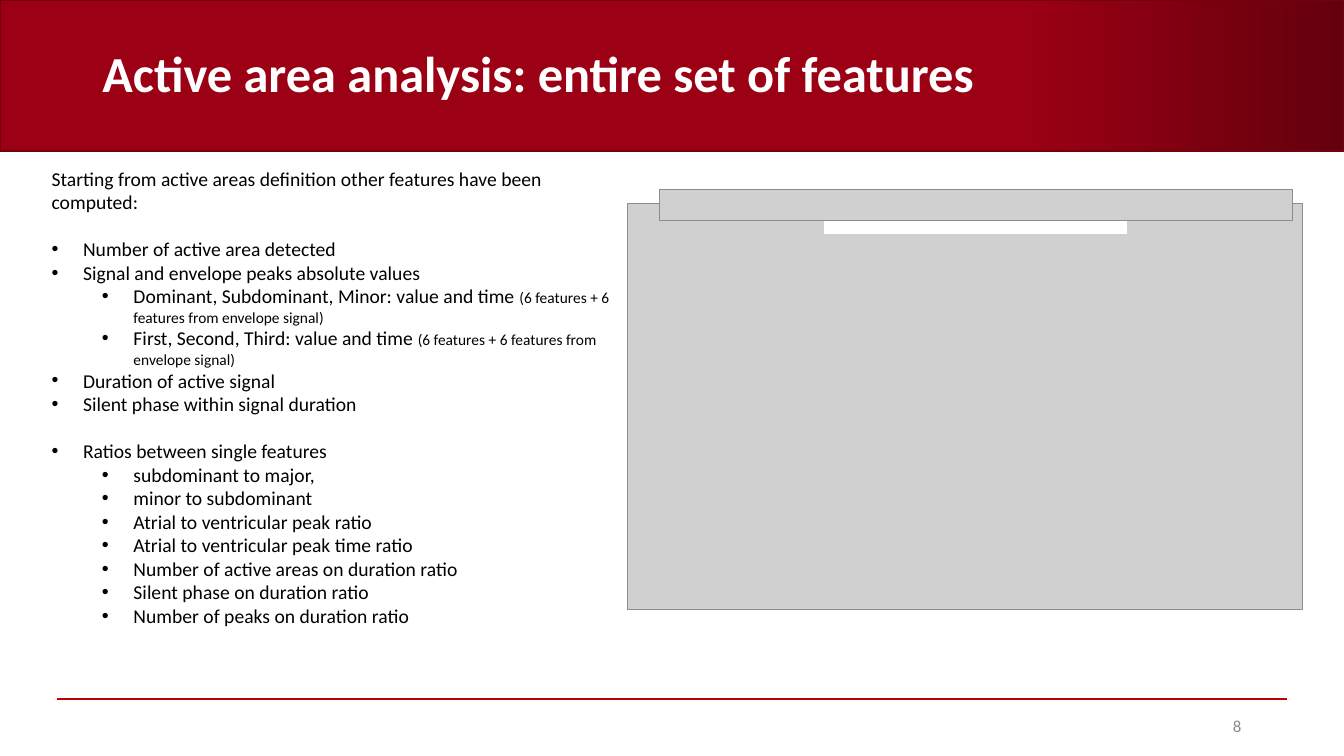
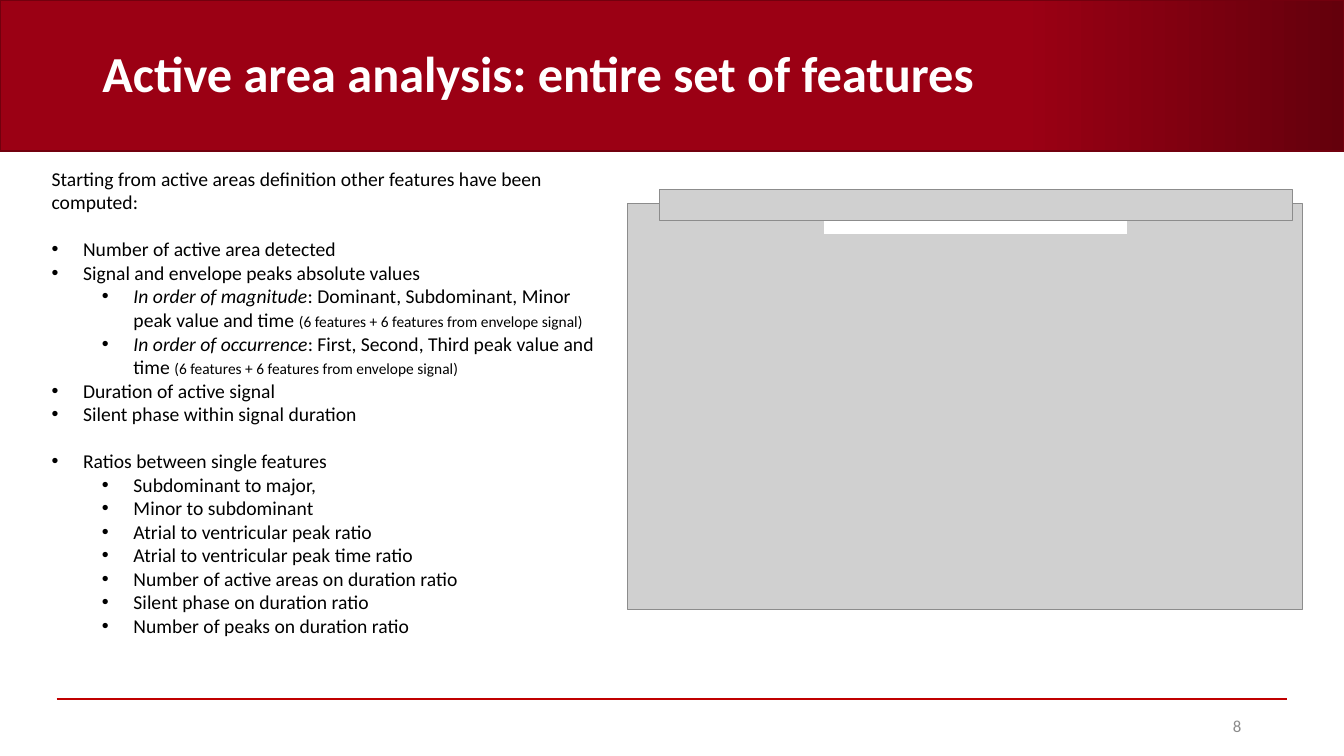
Before and after one commit to AndreaCorrado00/Tesi_magistrale_Corrado_Andrea, a slide deck: slide 8 of Documentation/10. Features and classification results V3.pptx. Drawn at 1344x756 pixels with LibreOffice and Linux fonts; fonts in the diff are those of the drawing; grey boxes stand for pictures; background and template pictures are left out. Boxes give left, top, right and bottom in pixels: in the first picture for what was removed or moved away, otherwise in the second. Text is boxed around its words. In the diff, an @@ line names an element or a change of style, - is before the commit and + after.

```diff
--- a/Documentation/10. Features and classification results V3.pptx
+++ b/Documentation/10. Features and classification results V3.pptx
@@ text at (133, 289, 594, 377): text changed; size 11 to 14 pt @@
-  • Dominant, Subdominant, Minor: value and time (6 features + 6 features from envelope signal)
-  • First, Second, Third: value and time (6 features + 6 features from envelope signal)
+  • In order of magnitude: Dominant, Subdominant, Minor peak value and time (6 features + 6 features from envelope signal)
+  • In order of occurrence: First, Second, Third peak value and time (6 features + 6 features from envelope signal)
@@ text at (133, 478, 316, 515): text changed @@
-  • subdominant to major,
-  • minor to subdominant
+  • Subdominant to major,
+  • Minor to subdominant
```
Also in this commit, not shown: 15 other slides changed, 5 slides added, 1 slide removed.
